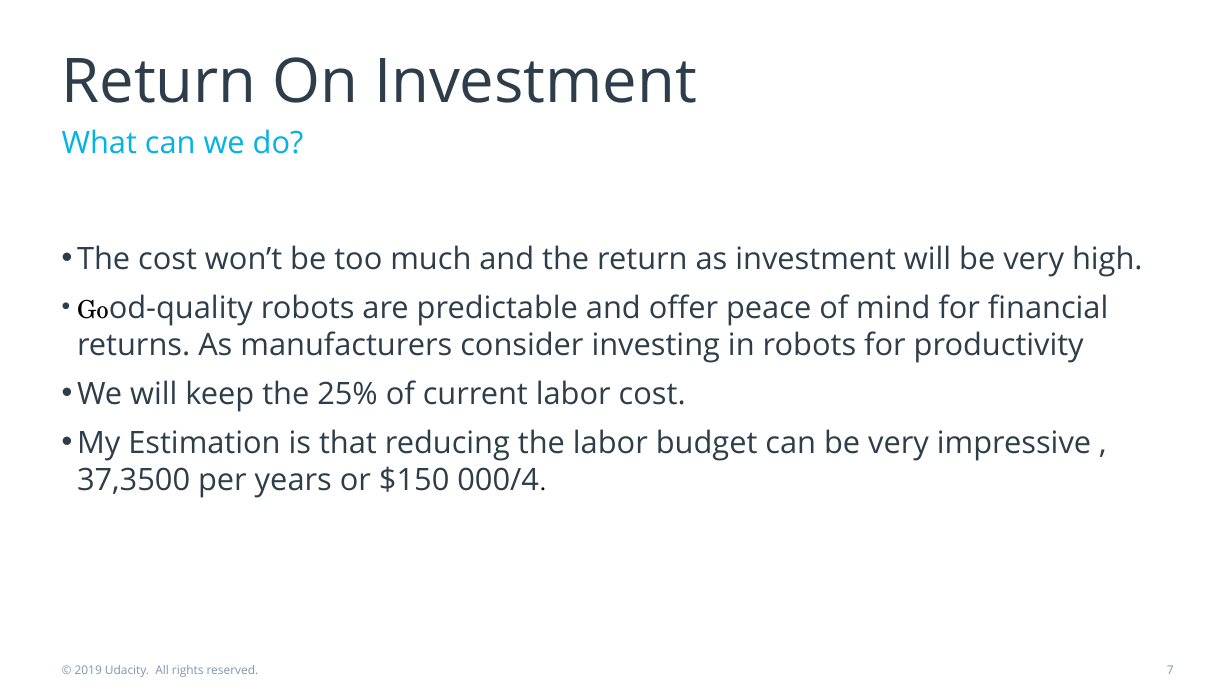
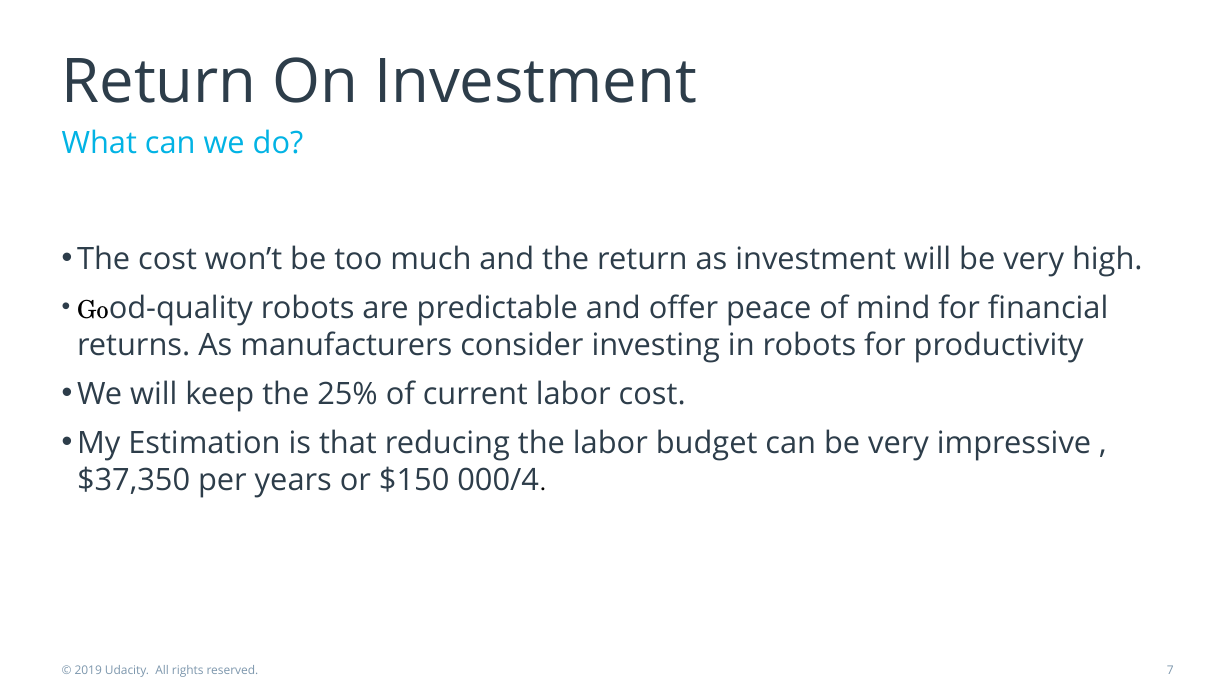
Before and after one commit to Vegetam/ProductManager, a slide deck: slide 7 of DoorDashPresentation.pptx. Drawn at 1232x693 pixels with LibreOffice and Linux fonts; fonts in the diff are those of the drawing. Boxes give left, top, right and bottom in pixels: in the first picture for what was removed or moved away, otherwise in the second. Text is boxed around its words. In the diff, an @@ line names an element or a change of style, - is before the commit and + after.

```diff
--- a/DoorDashPresentation.pptx
+++ b/DoorDashPresentation.pptx
@@ text at <box>77,429,1091,498</box>: text changed @@
-• My Estimation is that reducing the labor budget can be very impressive , 37,3500 per years or $150 000/4.
+• My Estimation is that reducing the labor budget can be very impressive , $37,350 per years or $150 000/4.
```
Also in this commit, not shown: 4 other slides changed.
